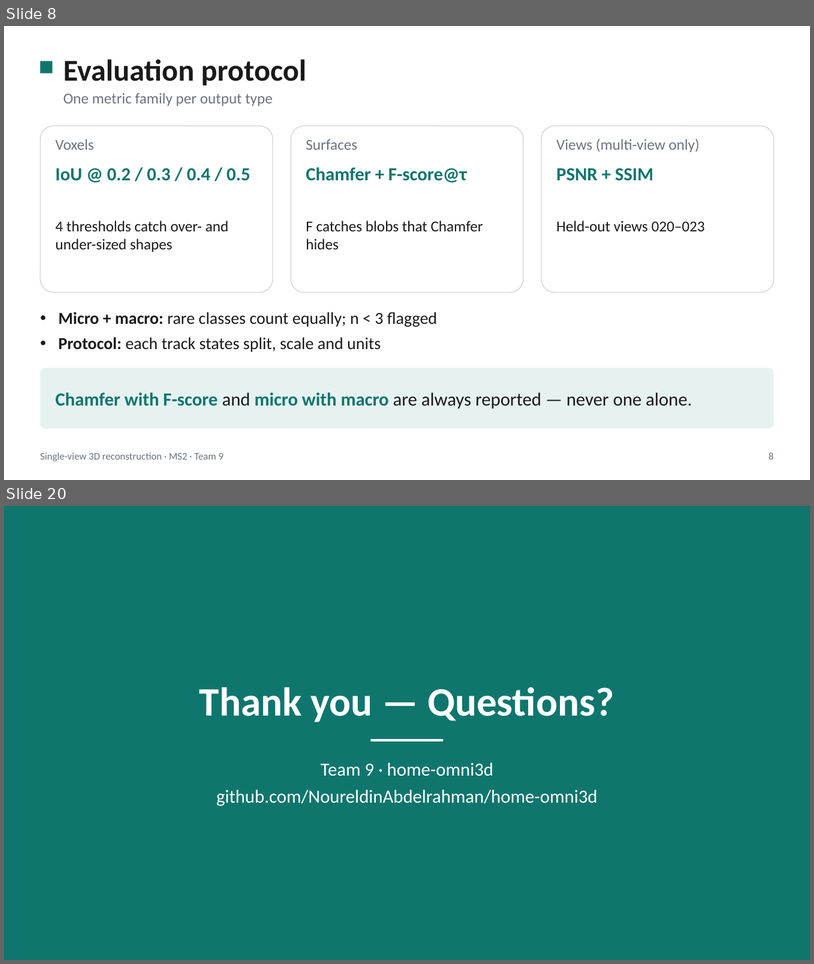
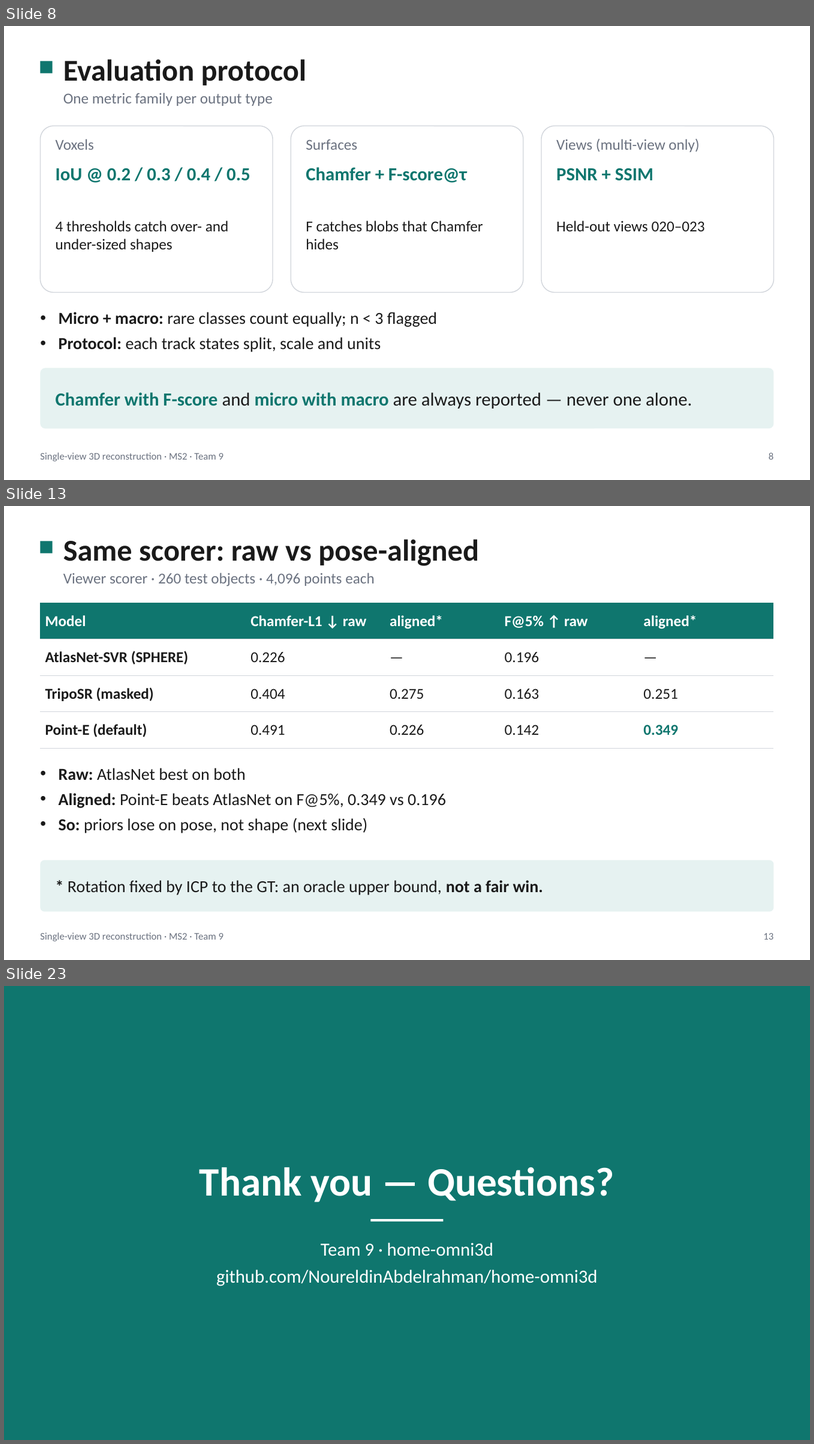
Before and after one commit to NoureldinAbdelrahman/home-omni3d, a slide deck: docs/ms2/ms2_problem_definition.pptx. Shown one above the other, each under a label of ours: slides 8 and 20 before the commit, slides 8, 13 and 23 after it; the slides between them are not shown. The pictures are 814x964 and 814x1444 pixels, drawn with LibreOffice and Linux fonts; fonts in the diff are those of the drawing. Boxes give left, top, right and bottom in pixels: in the first picture for what was removed or moved away, otherwise in the second. Text is boxed around its words. In the diff, an @@ line names an element or a change of style, - is before the commit and + after.

```diff
--- a/docs/ms2/ms2_problem_definition.pptx
+++ b/docs/ms2/ms2_problem_definition.pptx
@@ slide 13 added at [4,506,810,960], background #FFFFFF @@
@@ rectangle added at [40,541,53,553], fill #0F766E @@
@@ text added at [63,539,479,566], 36 pt, text #1A1A1A, bold @@
+Same scorer: raw vs pose-aligned
@@ text added at [63,573,374,586], 18 pt, text #6B7280 @@
+Viewer scorer · 260 test objects · 4,096 points each
@@ table added at [40,603,774,748], 4 rows, 5 columns @@
+Model | Chamfer-L1 ↓ raw | aligned* | F@5% ↑ raw | aligned*
+AtlasNet-SVR (SPHERE) | 0.226 | — | 0.196 | —
+TripoSR (masked) | 0.404 | 0.275 | 0.163 | 0.251
+Point-E (default) | 0.491 | 0.226 | 0.142 | 0.349
@@ text added at [59,768,446,833], 20 pt, text #1A1A1A @@
+• Raw: AtlasNet best on both
+• Aligned: Point-E beats AtlasNet on F@5%, 0.349 vs 0.196
+• So: priors lose on pose, not shape (next slide)
@@ rounded rectangle added at [40,860,774,912], fill #E6F2F1 @@
@@ text added at [68,880,543,895], 20 pt, text #1A1A1A @@
+* Rotation fixed by ICP to the GT: an oracle upper bound, not a fair win.
@@ text added at [40,932,224,941], 12 pt, text #6B7280 @@
+Single-view 3D reconstruction · MS2 · Team 9
@@ text added at [764,933,774,939], 12 pt, text #6B7280 @@
+13
@@ what was slide 20 is now slide 23 @@
```
Also in this commit, not shown: 14 slides changed, 2 other slides added, 2 other files.
